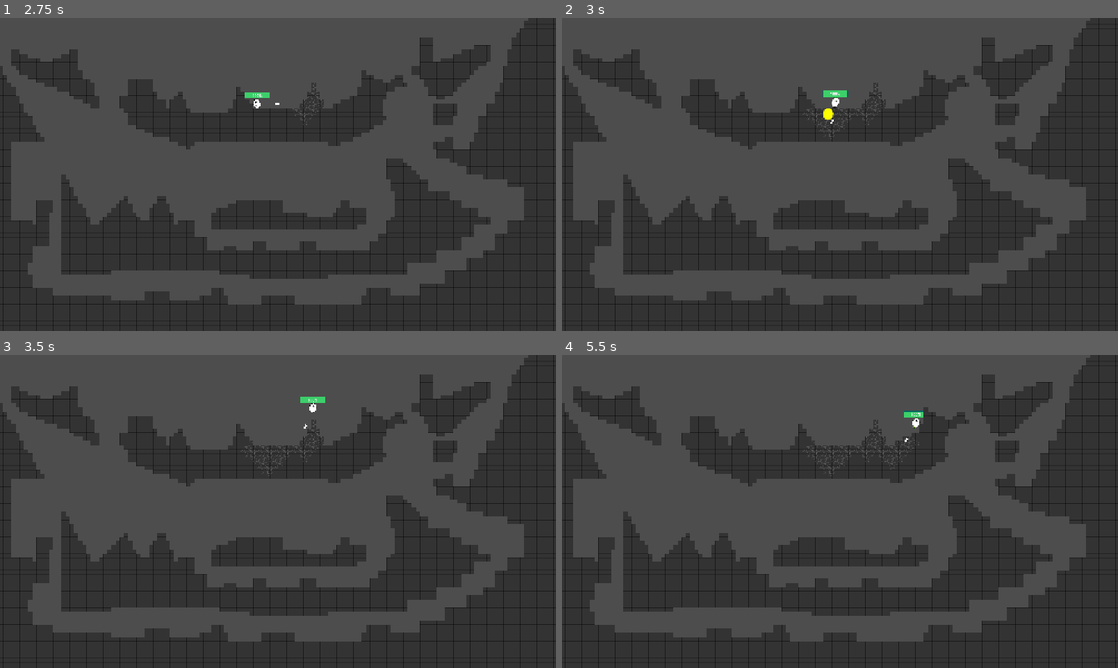
Above: before the commit, frames 1-4 (two rows, left to right).
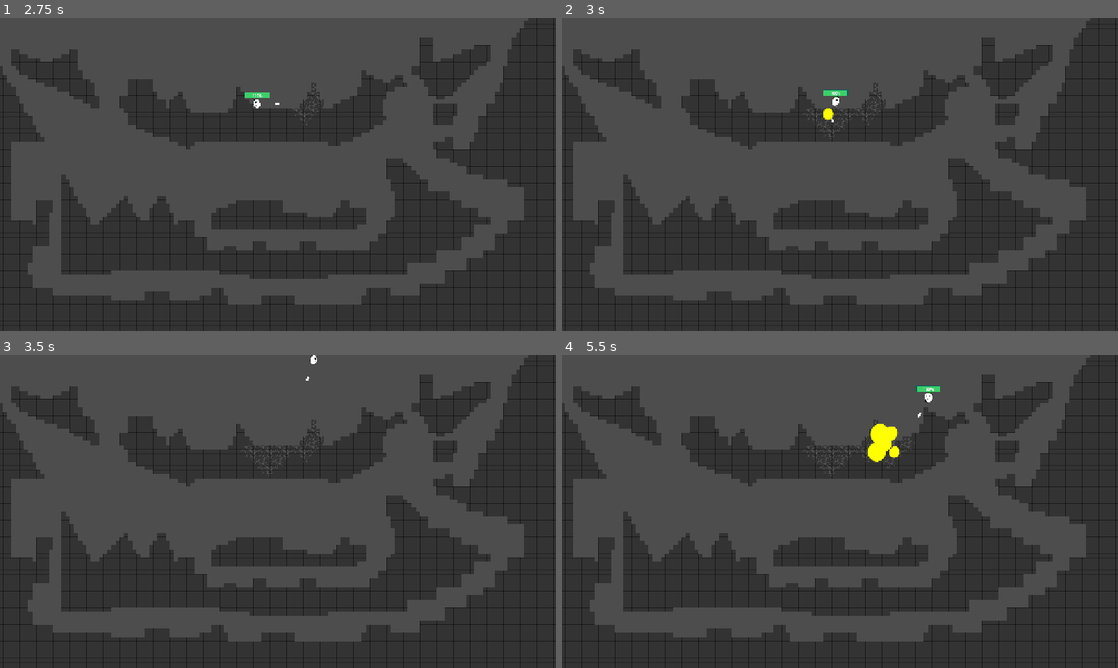
Above: after the commit, the same moments.

Repository: kurama65299-dev/RocketArena
Game: Godot game, scene res://scenes/game.tscn
Same seed, same stepped clock (60 frames per second), same inputs: the game is played once before the commit and once after it.
Inputs (mouse positions are in pixels of both pictures, inside the frame that each line leads up to):
- Up to frame 1 (2.75 s): move the mouse to (400, 158) at 0.52 s; hold Right (right) 0.53-2.03 s; click (400, 158) at 0.67 s; tap W (jump) at 0.77, 1.52 s; move the mouse to (166, 190) at 1.27 s; move the mouse to (333, 105) at 2.02 s; hold A (left) from 2.03 s (still down)
- Up to frame 2 (3 s): move the mouse to (812, 237) at 2.77 s; release A (left) at 2.78 s; hold Right (right) from 2.78 s (still down); click (812, 237) at 2.92 s
- Up to frame 3 (3.5 s): keep holding Right (right); tap W (jump) at 3.02 s
- Up to frame 4 (5.5 s): move the mouse to (1006, 558) at 3.52 s; tap W (jump) at 3.77, 4.52 s; move the mouse to (673, 464) at 4.27 s; release Right (right) at 4.28 s; hold A (left) 4.28-5.03 s; move the mouse to (867, 511) at 5.02 s; hold Right (right) from 5.03 s (still down); click (867, 511) at 5.17 s

Frame 1 is identical in both runs. In frame 2, less than 0.1% of the frame differs, in the area x 46-52%, y 22-34%; in frame 3, 0.2%; in frame 4, 0.7%, in the area x 55-68%, y 9-37%.

Commit message:
Minor rebalances
-Rocket jump now impulses more.
-Bottom limit was raised due to difficulty to rocket jump in keyboard(Mouse stays below the screen)

Diff:
--- a/scenes/game.tscn
+++ b/scenes/game.tscn
@@ -49,7 +49,7 @@
 [node name="MapBorders" type="Node" parent="World"]
 
 [node name="BottomBorder" type="StaticBody2D" parent="World/MapBorders"]
-position = Vector2(0, 1200)
+position = Vector2(0, 1150)
 
 [node name="CollisionShape2D" type="CollisionShape2D" parent="World/MapBorders/BottomBorder"]
 shape = SubResource("WorldBoundaryShape2D_iywne")
--- a/scripts/rocket.gd
+++ b/scripts/rocket.gd
@@ -5,7 +5,7 @@
 var aoe: int = 6
 var direction: Vector2 = Vector2.ZERO
 var damage: int = 40
-var impulse: float = 320
+var impulse: float = 450
 @onready var raycast: RayCast2D = $RayCast2D
 @onready var sprite: Sprite2D = $Sprite2D
 @onready var animated_sprite: AnimatedSprite2D = $AnimatedSprite2D
